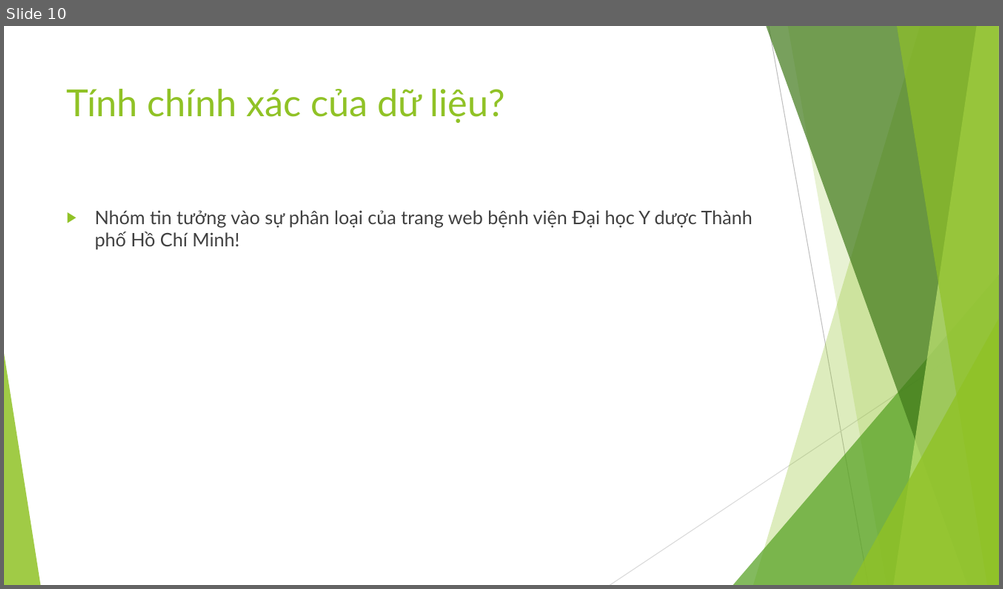
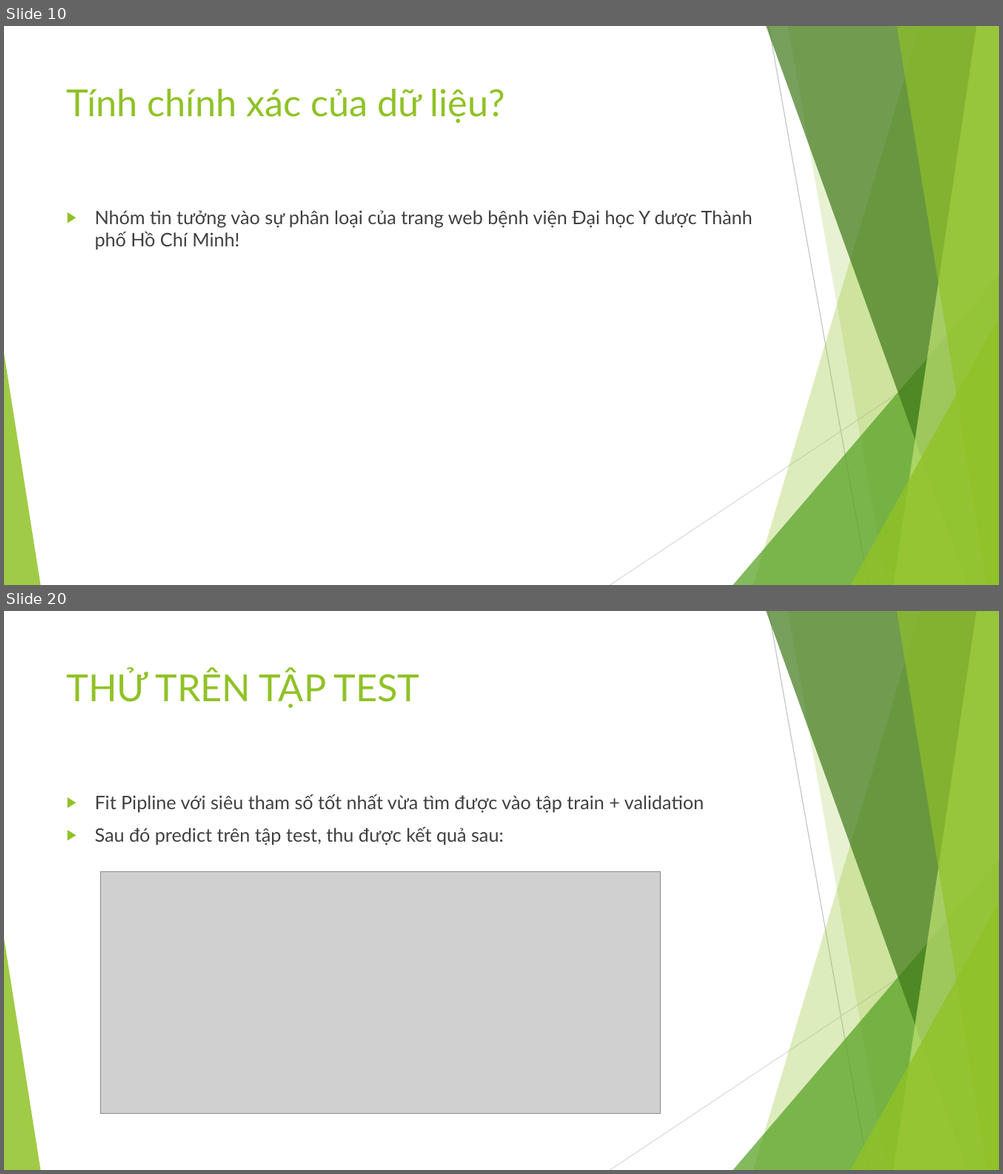
Before and after one commit to NhanCode/DataScienceFinalProject, a slide deck: DACK_Slide.pptx. Shown one above the other, each under a label of ours: slide 10 before the commit, slides 10 and 20 after it; the slides between them are not shown. The pictures are 1003x589 and 1003x1174 pixels, drawn with LibreOffice and Linux fonts; fonts in the diff are those of the drawing; grey boxes stand for pictures. Boxes give left, top, right and bottom in pixels: in the first picture for what was removed or moved away, otherwise in the second. Text is boxed around its words. In the diff, an @@ line names an element or a change of style, - is before the commit and + after.

```diff
--- a/DACK_Slide.pptx
+++ b/DACK_Slide.pptx
@@ slide 20 added at (4,611,999,1170), background #FFFFFF; not listed: 10 template elements that a slide beside it also shows @@
@@ title added at (67,669,419,708), 36 pt, text #90C226 @@
+THỬ TRÊN TẬP TEST
@@ text added at (95,795,704,846), 18 pt, text #404040 @@
+▶ Fit Pipline với siêu tham số tốt nhất vừa tìm được vào tập train + validation
+▶ Sau đó predict trên tập test, thu được kết quả sau:
@@ picture added at (101,871,660,1114) @@
```
Also in this commit, not shown: 4 slides changed, 8 other slides added, 1 other file.
